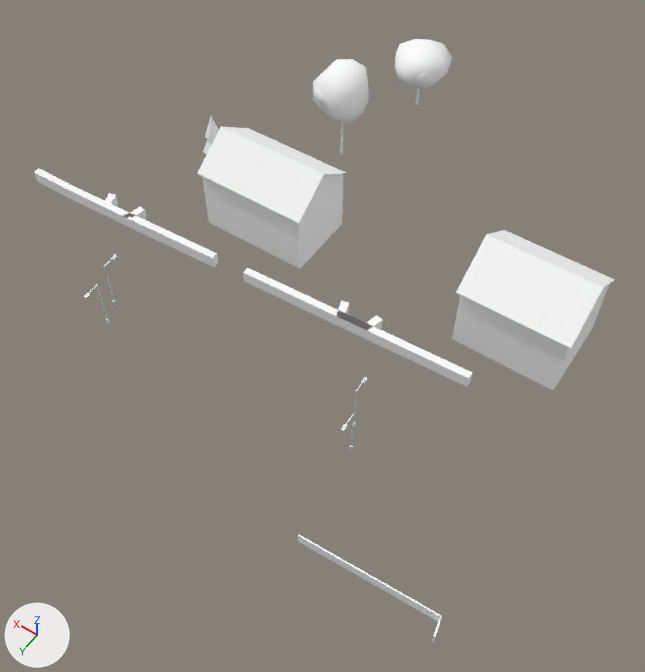
Before and after pictures for a commit that changed the glTF model cities/arlov-borggatan/pack/tiles/c-13_8.glb.
Rendered twice from a 50 mm camera at (-793.2, 565.1, 69.4) aimed at (-760.5, 519.3, -2.5). Lighting does not change. The marker at lower left points along +X, +Y and +Z. The picture after the commit comes second. Where no turn or scale is listed for an object, it has been applied to the vertices. Vertices at exactly the same position are counted once.

Script lines for the objects in view, before the commit:
```python
ob_sm_building_w208846717 = bpy.data.objects.new('SM_Building_w208846717', me_sm_building_w208846717)
ob_sm_building_w208846717.location = (-777.5, 509.1, 5.1)
ob_sm_building_w208846717.scale = (5.85, 5.85, 5.85)
ob_sm_building_w208846738 = bpy.data.objects.new('SM_Building_w208846738', me_sm_building_w208846738)
ob_sm_building_w208846738.location = (-748.2, 511.0, 4.9)
ob_sm_street_furniture__13_8 = bpy.data.objects.new('SM_Street_Furniture_-13_8', me_sm_street_furniture__13_8)
ob_sm_street_furniture__13_8.location = (-756.7, 529.9, 2.8)
ob_sm_trees__13_8 = bpy.data.objects.new('SM_Trees_-13_8', me_sm_trees__13_8)
ob_sm_trees__13_8.location = (-744.8, 495.5, 5.9)
ob_sm_wall_fence__13_8 = bpy.data.objects.new('SM_Wall_Fence_-13_8', me_sm_wall_fence__13_8)
ob_sm_wall_fence__13_8.location = (-779.4, 539.5, 0.4)
ob_sm_wall_hedge__13_8 = bpy.data.objects.new('SM_Wall_Hedge_-13_8', me_sm_wall_hedge__13_8)
ob_sm_wall_hedge__13_8.location = (-749.3, 519.1, 0.7)
```
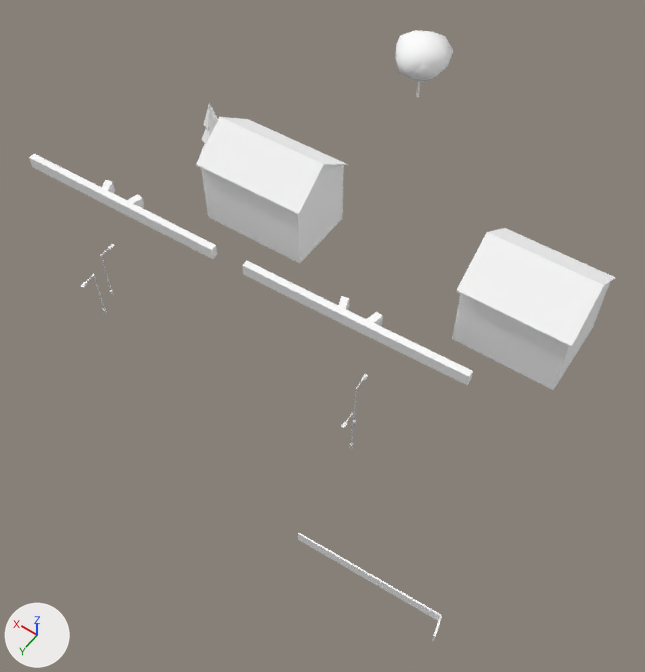
Patch to the scene script:
```diff
--- a/cities/arlov-borggatan/pack/tiles/c-13_8.glb.py
+++ b/cities/arlov-borggatan/pack/tiles/c-13_8.glb.py
@@ me_sm_building_w208846717 @@
 # used by ob_sm_building_w208846717; location = (-777.5, 509.1, 5.1); scale = (5.85, 5.85, 5.85)
-me_sm_building_w208846717.from_pydata(...)  # 22 vertices, 18 faces; spans x -1.0..1.0, y -0.85..0.85, z -0.91..0.91
+me_sm_building_w208846717.from_pydata(...)  # 38 vertices, 34 faces; spans x -1.0..1.0, y -0.27..0.27, z -0.26..0.26
+# me_sm_building_w208846717 part 1: the loose piece of 12 vertices spanning x -0.95..0.95, y -0.79..0.79, z -0.91..0.91 is scaled about its middle by 0.283, then moved by (-0.72, -0.03, 0.01)
+# me_sm_building_w208846717 part 2: the loose piece of 10 vertices spanning x -1.0..1.0, y -0.85..0.85, z 0.29..0.91 is scaled about its middle by 0.283, then moved by (-0.72, -0.03, -0.42)
+# me_sm_building_w208846717 part 3: 8 vertices added at x 0.4..1.0, y -0.13..0.27, z -0.23..-0.2
+# other edits to the shape of me_sm_building_w208846717 do not show in these pictures
 me_sm_building_w208846717.materials.append(mat_m_wall_wood_grey_upper)
@@ me_sm_building_w208846717 @@
 me_sm_building_w208846717.materials.append(mat_m_roof_tiles_brown)
+me_sm_building_w208846717.materials.append(mat_m_concrete)  # white #ffffff
@@ me_sm_trees__13_8 @@
-me_sm_trees__13_8.from_pydata(...)  # 312 vertices, 537 faces; spans x -8.7..8.7, y -14.7..14.7, z -6.0..6.0
+me_sm_trees__13_8.from_pydata(...)  # 174 vertices, 285 faces; spans x -8.7..8.7, y -14.7..14.7, z -4.3..4.3
+# me_sm_trees__13_8 part 4: the loose piece of 12 vertices spanning x -5.4..-5.0, y -11.2..-10.9, z -6.0..-2.4 is moved by (0.0, 0.0, 1.6)
+# me_sm_trees__13_8 part 5: the loose piece of 8 vertices spanning x 5.7..8.3, y 11.6..14.2, z -2.6..0.6 is moved by (0.0, 0.0, 2.2)
+# me_sm_trees__13_8 part 6: the loose piece of 8 vertices spanning x 6.0..7.8, y 12.0..13.8, z -0.7..2.2 is moved by (0.0, 0.0, 2.2)
+# me_sm_trees__13_8 part 7: the loose piece of 42 vertices spanning x -8.7..-1.6, y -14.6..-7.4, z -2.5..2.2 is multiplied about its middle by the matrix ((1.0, 0.0, -0.019), (0.0, 1.0, -0.001), (0.019, 0.001, 1.0)), then moved by (0.0, 0.0, 1.6)
+# me_sm_trees__13_8 part 8: the loose piece of 42 vertices spanning x -5.7..0.6, y -1.5..4.9, z -0.9..6.0 is deleted
+# me_sm_trees__13_8 part 9: the loose piece of 42 vertices spanning x -3.8..-0.2, y 1.2..5.2, z 1.8..4.5 is deleted
+# me_sm_trees__13_8 part 10: the loose piece of 12 vertices spanning x -3.0..-2.6, y 1.7..2.1, z -6.0..-0.7 is deleted
+# me_sm_trees__13_8 part 11: 1 vertex moved within x -6.8, y -11.4, z 0.7; 40 vertices removed from x -8.3..-4.3, y -11.6..-7.8, z -1.7..1.7; 40 vertices added at x -8.3..-4.3, y -11.6..-7.8, z -0.1..3.3
+# other edits to the shape of me_sm_trees__13_8 do not show in these pictures
 me_sm_trees__13_8.materials.append(mat_m_bark_wood)
@@ me_sm_wall_hedge__13_8 @@
-me_sm_wall_hedge__13_8.from_pydata(...)  # 87 vertices, 121 faces; spans x -26.9..26.9, y -2.6..2.6, z -0.9..0.9
+me_sm_wall_hedge__13_8.from_pydata(...)  # 92 vertices, 129 faces; spans x -26.9..26.9, y -2.6..2.6, z -1.8..1.8
+# me_sm_wall_hedge__13_8 part 12: the loose piece of 46 vertices spanning x 2.3..26.9, y -0.5..2.6, z -0.9..0.9 is rebuilt with 43 vertices and now spans x 2.3..26.9, y -0.5..2.6, z -0.8..1.8
+# me_sm_wall_hedge__13_8 part 13: 40 vertices removed from x -26.9..-1.4, y -2.6..0.6, z -0.9..0.5; 48 vertices added at x -26.9..-1.4, y -2.6..0.6, z -1.8..0.4
 me_sm_wall_hedge__13_8.materials.append(mat_m_hedge)
@@ ob_sm_building_w208846717 @@
 ob_sm_building_w208846717 = bpy.data.objects.new('SM_Building_w208846717', me_sm_building_w208846717)
-ob_sm_building_w208846717.location = (-777.5, 509.1, 5.1)
-ob_sm_building_w208846717.scale = (5.85, 5.85, 5.85)
+ob_sm_building_w208846717.location = (-762.7, 509.6, 5.3)
+ob_sm_building_w208846717.scale = (20.7, 20.7, 20.7)
@@ ob_sm_building_w208846738 @@
 ob_sm_building_w208846738 = bpy.data.objects.new('SM_Building_w208846738', me_sm_building_w208846738)
-ob_sm_building_w208846738.location = (-748.2, 511.0, 4.9)
+ob_sm_building_w208846738.location = (-748.2, 511.0, 6.1)
@@ ob_sm_street_furniture__13_8 @@
 ob_sm_street_furniture__13_8 = bpy.data.objects.new('SM_Street_Furniture_-13_8', me_sm_street_furniture__13_8)
-ob_sm_street_furniture__13_8.location = (-756.7, 529.9, 2.8)
+ob_sm_street_furniture__13_8.location = (-756.7, 529.9, 3.8)
@@ ob_sm_trees__13_8 @@
 ob_sm_trees__13_8 = bpy.data.objects.new('SM_Trees_-13_8', me_sm_trees__13_8)
-ob_sm_trees__13_8.location = (-744.8, 495.5, 5.9)
+ob_sm_trees__13_8.location = (-744.8, 495.5, 5.3)
@@ ob_sm_wall_fence__13_8 @@
 ob_sm_wall_fence__13_8 = bpy.data.objects.new('SM_Wall_Fence_-13_8', me_sm_wall_fence__13_8)
-ob_sm_wall_fence__13_8.location = (-779.4, 539.5, 0.4)
+ob_sm_wall_fence__13_8.location = (-779.4, 539.5, 0.6)
@@ ob_sm_wall_hedge__13_8 @@
 ob_sm_wall_hedge__13_8 = bpy.data.objects.new('SM_Wall_Hedge_-13_8', me_sm_wall_hedge__13_8)
-ob_sm_wall_hedge__13_8.location = (-749.3, 519.1, 0.7)
+ob_sm_wall_hedge__13_8.location = (-749.3, 519.1, 1.9)
```

What differs and where, as boxes (x1, y1, x2, y2) in the pictures (645 x 672 px; the box of a moved part takes in the faces that stretch with it):
'SM_Building_w208846717', reshaped, moved, rescaled: before (452, 230, 615, 390); after (207, 213, 616, 390)
'SM_Building_w208846738', moved: before (197, 126, 348, 269); after (196, 117, 348, 260)
'SM_Wall_Hedge_-13_8', reshaped, moved: before (34, 168, 473, 387); after (29, 154, 473, 385)
'SM_Trees_-13_8', reshaped, moved: before (203, 39, 452, 155); after (200, 30, 453, 155)
'SM_Wall_Fence_-13_8', moved: before (298, 535, 441, 642); after (298, 533, 441, 641)
'SM_Street_Furniture_-13_8', moved: before (83, 255, 368, 451); after (80, 244, 368, 449)
part 1 of me_sm_building_w208846717, moved or reshaped: before (452, 284, 609, 390); after (453, 262, 610, 389)
part 2 of me_sm_building_w208846717, moved or reshaped: before (456, 230, 615, 349); after (456, 228, 616, 347)
part 3 of me_sm_building_w208846717, added: after (207, 213, 343, 263)
part 4 of me_sm_trees__13_8, moved or reshaped: before (415, 88, 419, 105); after (416, 81, 420, 98)
part 5 of me_sm_trees__13_8, moved or reshaped: before (203, 139, 213, 155); after (201, 128, 213, 143)
part 6 of me_sm_trees__13_8, moved or reshaped: before (205, 116, 219, 141); after (203, 103, 218, 129)
part 7 of me_sm_trees__13_8, moved or reshaped: before (394, 39, 452, 89); after (395, 30, 453, 81)
part 8 of me_sm_trees__13_8, deleted: before (313, 59, 369, 125)
part 9 of me_sm_trees__13_8, deleted (mostly hidden): before (314, 85, 328, 103)
part 10 of me_sm_trees__13_8, deleted: before (340, 124, 343, 154)
part 11 of me_sm_trees__13_8, moved or reshaped: before (414, 72, 433, 87); after (414, 64, 434, 79)
part 12 of me_sm_wall_hedge__13_8, rebuilt (6% taller): before (34, 168, 218, 267); after (29, 154, 217, 259)
part 13 of me_sm_wall_hedge__13_8, moved or reshaped: before (243, 268, 473, 387); after (242, 260, 473, 385)
